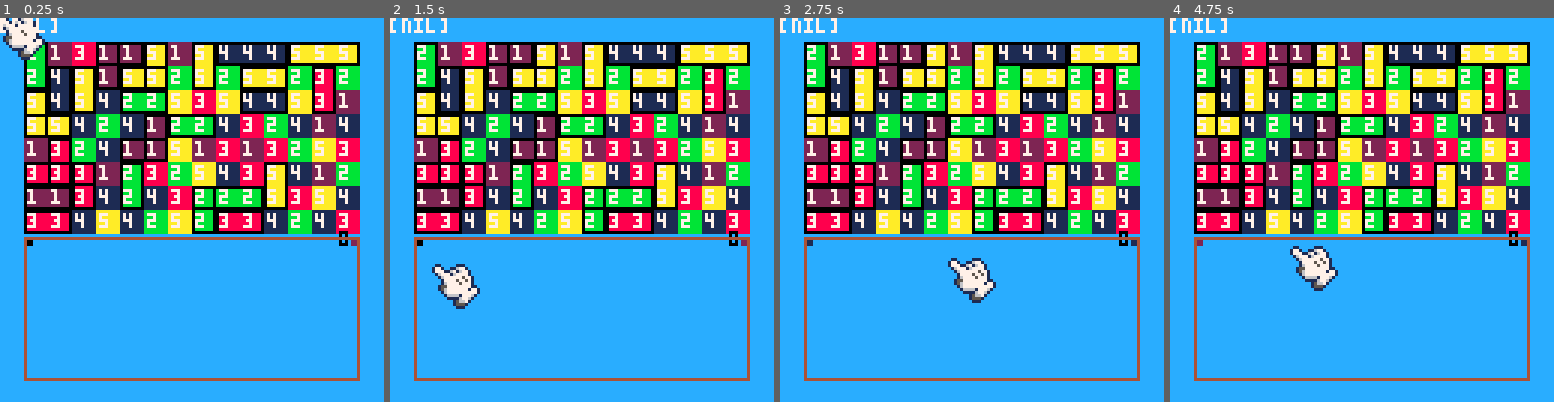
Above: before the commit, frames 1-4 (left to right).
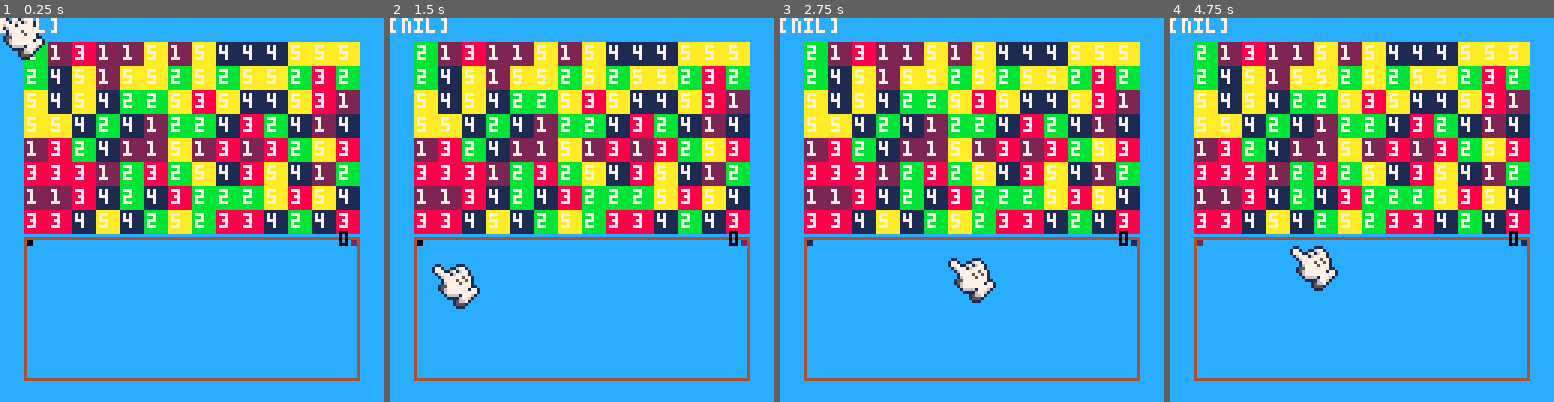
Above: after the commit, the same moments.

Repository: PxPerfectMike/match4
Game: PICO-8 cartridge match4.p8
Two runs of this game, one before a commit and one after it. Both use one fixed random seed, a clock stepped at 60 frames per second and the inputs below.
Inputs (mouse positions are in pixels of both pictures, inside the frame that each line leads up to):
- Up to frame 1 (0.25 s): no input
- Up to frame 2 (1.5 s): click (670, 121) at 0.67 s; click (436, 267) at 1.22 s
- Up to frame 3 (2.75 s): click (887, 114) at 1.77 s; click (952, 259) at 2.32 s
- Up to frame 4 (4.75 s): click (1404, 106) at 2.87 s; click (1465, 256) at 3.42 s; click (1231, 102) at 3.97 s; click (1292, 248) at 4.52 s

The runs differ from the first frame. In frame 1, 7.5% of the frame differs, in the area x 6-94%, y 6-58%; in frame 2, 7.5%; in frame 3, 7.5%; in frame 4, 7.5%.

Commit message:
minor refactoring

Diff:
--- a/match4.p8
+++ b/match4.p8
@@ -6,6 +6,7 @@
 -- game engine
 tile_types = 5
 grid = {}
+-- add a grid change flag, and only check_grid if the flag is true
 
 function _init()
     -- grid info
@@ -20,42 +21,63 @@
 end
 
 function _update()
-    mouse_x = stat(32)
-    mouse_y = stat(33)
-    lmb = band(stat(34), 0x1) == 0x1
-
-    if lmb then
-        selected_tile = get_clicked_tile()
-    end
+    update_mouse()
+    update_tile_selection()
 end
 
 function _draw()
+    -- clear screen
     cls(12)
-    draw_grid()
+
+    draw_ui()
+    -- tempory
     check_grid()
-
-    --draw cursor
     draw_cursor()
-    debug_clicked_tile()
-
-    -- hilight clicked tile
-    if selected_tile != -1 then
-        rect(
-            selected_tile % sz.x_len * sp.screen_dim + sz.x_buff,
-            flr(selected_tile / sz.x_len) * sp.screen_dim + sz.y_buff,
-            selected_tile % sz.x_len * sp.screen_dim + sz.x_buff + sp.screen_dim - 1,
-            flr(selected_tile / sz.x_len) * sp.screen_dim + sz.y_buff + sp.screen_dim - 1,
-            color
-        )
-    end
-
-    draw_ui()
+    draw_debug()
 end
 
 -------- end page 0 --------
 -->8
 ---------- page 1 ----------
 -- helper functions
+
+function draw_debug()
+    debug_clicked_tile()
+end
+
+function update_mouse()
+    mouse_x = stat(32)
+    mouse_y = stat(33)
+    lmb = band(stat(34), 0x1) == 0x1
+end
+
+function update_tile_selection()
+    if lmb then
+        selected_tile = get_clicked_tile()
+    end
+end
+
+function highlight_tile(tile, color)
+    local x = tile % sz.x_len
+    local y = tile / sz.x_len
+    rect(
+        x * sp.screen_dim + sz.x_buff,
+        flr(y) * sp.screen_dim + sz.y_buff,
+        x * sp.screen_dim + sz.x_buff + sp.screen_dim - 1,
+        flr(y) * sp.screen_dim + sz.y_buff + sp.screen_dim - 1,
+        color
+    )
+end
+
+function highlight_tile_group(tiles, color)
+    rect(
+        tiles[1] % sz.x_len * sp.screen_dim + sz.x_buff,
+        flr(tiles[1] / sz.x_len) * sp.screen_dim + sz.y_buff,
+        tiles[#tiles] % sz.x_len * sp.screen_dim + sz.x_buff + sp.screen_dim - 1,
+        flr(tiles[#tiles] / sz.x_len) * sp.screen_dim + sz.y_buff + sp.screen_dim - 1,
+        color
+    )
+end
 
 -- grid info
 function size_of_grid()
@@ -99,7 +121,7 @@
 end
 
 function debug_clicked_tile()
-    print(stat(34))
+    print(stat(34), 0)
     if get_clicked_tile() != -1 then
         print("" .. get_clicked_tile() .. ":" .. grid[get_clicked_tile()], 0, 0, 7)
     else
@@ -135,13 +157,6 @@
 
 function draw_grid()
     for i = 0, sz.x_len * sz.y_len - 1 do
-        --[[spr(
-            grid[i],
-            i % sz.x_len * 8 + sz.x_buff,
-            flr(i / sz.x_len) * 8 + sz.y_buff,
-            1, 1
-        )]]
-        --type = grid[i]
         sspr(
             sp[grid[i]].x,
             sp[grid[i]].y,
@@ -152,6 +167,7 @@
             sp.screen_dim, sp.screen_dim
         )
 
+        -- print number associated with tile type
         print(grid[i], i % sz.x_len * sp.screen_dim + sz.x_buff + 1, flr(i / sz.x_len) * sp.screen_dim + sz.y_buff + 1, 7)
     end
 
@@ -161,9 +177,16 @@
 end
 
 function draw_ui()
+    draw_grid()
+
     rect(8, 73, 119, 120, 4)
     rectfill(9, 74, 10, 75, rnd(3))
     rectfill(117, 74, 118, 75, rnd(3))
+
+    -- hilight clicked tile
+    if selected_tile != -1 then
+        highlight_tile(selected_tile, 0)
+    end
 end
 
 function init_grid()
@@ -274,13 +297,7 @@
             deli(possible_solutions, i + 1)
         end
 
-        rect(
-            possible_solutions[i][1] % sz.x_len * sp.screen_dim + sz.x_buff,
-            flr(possible_solutions[i][1] / sz.x_len) * sp.screen_dim + sz.y_buff,
-            possible_solutions[i][#possible_solutions[i]] % sz.x_len * sp.screen_dim + sz.x_buff + sp.screen_dim - 1,
-            flr(possible_solutions[i][#possible_solutions[i]] / sz.x_len) * sp.screen_dim + sz.y_buff + sp.screen_dim - 1,
-            color
-        )
+        --highlight_tile_group(possible_solutions[i], color)
     end
 end
 -------- end page 1 --------
@@ -293,7 +310,6 @@
     end
     return array
 end
----hello world
 -------- end page 2 --------
 
 
Not shown, changed: 32 lines of the sprite sheet (__gfx__) section of match4.p8
